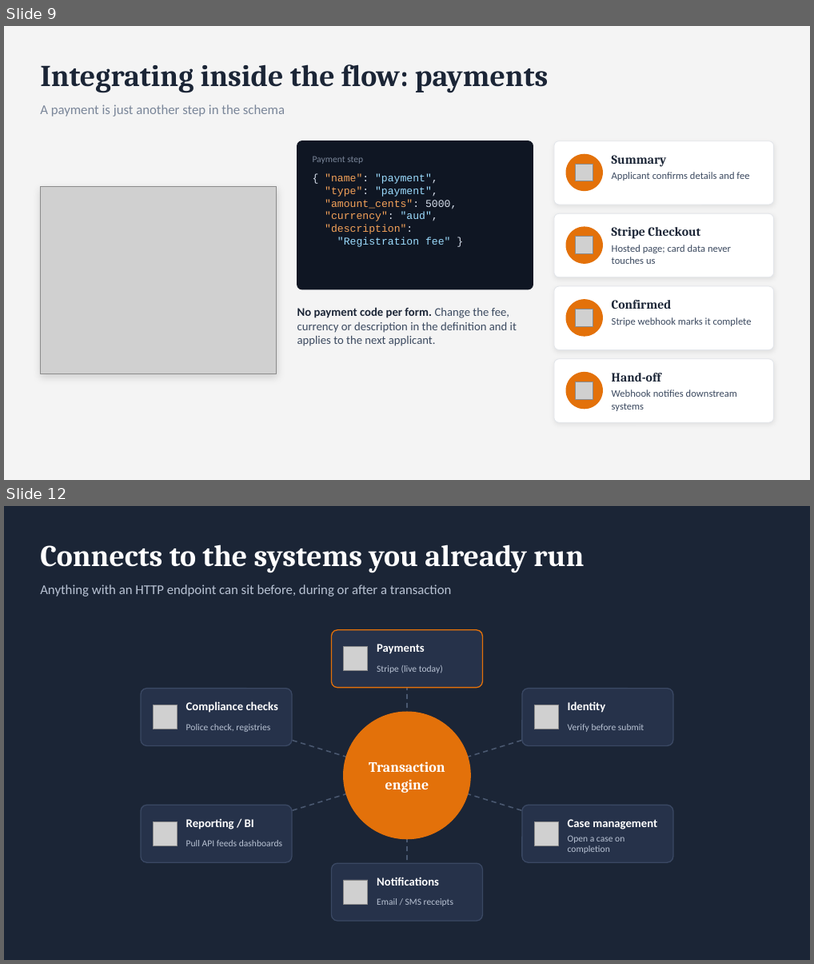
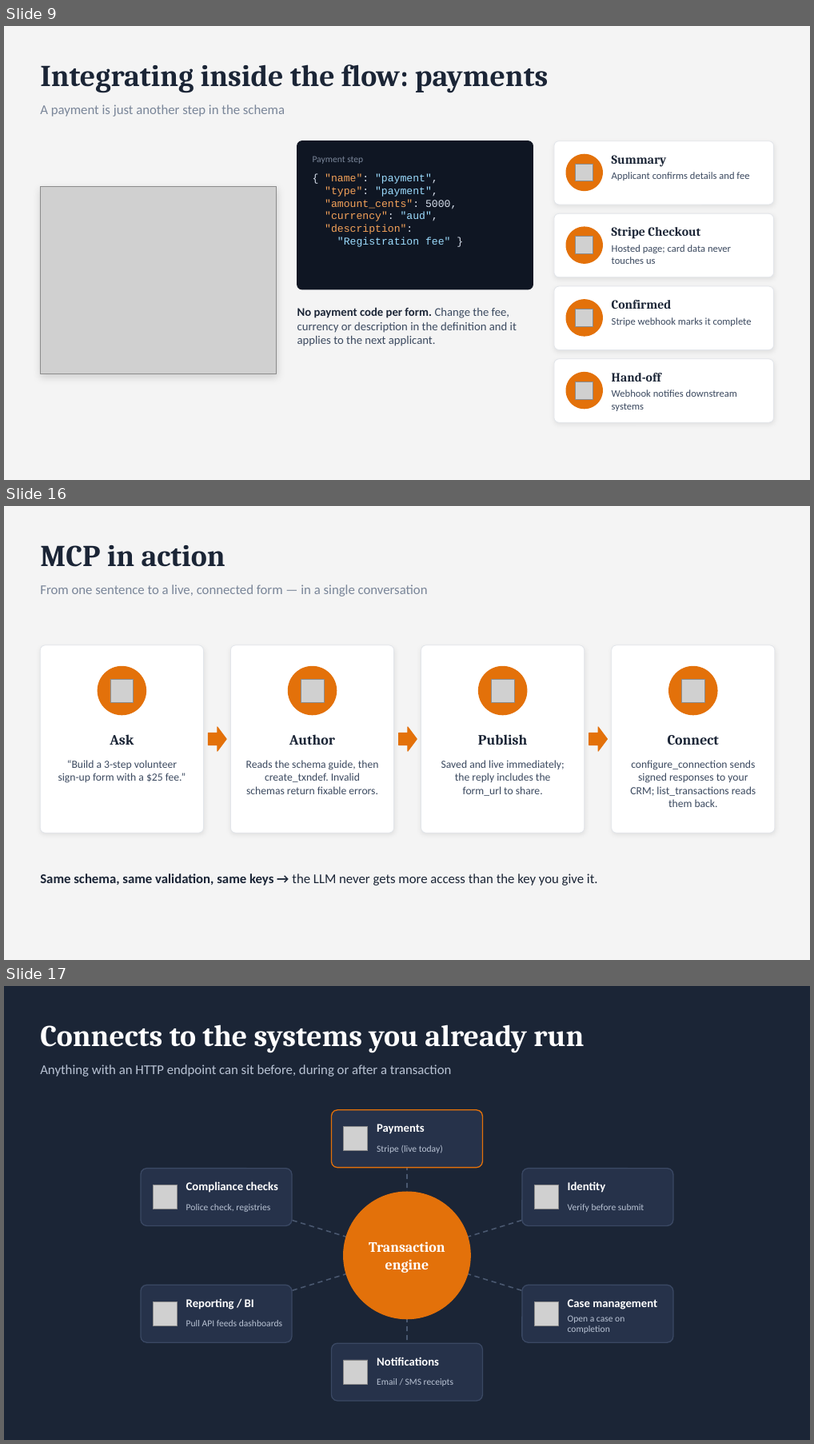
Before and after one commit to ideapod/dd-transactions, a slide deck: dd-transactions-demo.pptx. Shown one above the other, each under a label of ours: slides 9 and 12 before the commit, slides 9, 16 and 17 after it; the slides between them are not shown. The pictures are 814x964 and 814x1444 pixels, drawn with LibreOffice and Linux fonts; fonts in the diff are those of the drawing; grey boxes stand for pictures. Boxes give left, top, right and bottom in pixels: in the first picture for what was removed or moved away, otherwise in the second. Text is boxed around its words. In the diff, an @@ line names an element or a change of style, - is before the commit and + after.

```diff
--- a/dd-transactions-demo.pptx
+++ b/dd-transactions-demo.pptx
@@ slide 16 added at box(4, 506, 810, 960), background #F4F4F4 @@
@@ text added at box(40, 545, 226, 567), 36 pt, text #1B2536, bold @@
+MCP in action
@@ text added at box(40, 584, 428, 596), 16 pt, text #7A8699 @@
+From one sentence to a live, connected form — in a single conversation
@@ rounded rectangle added at box(40, 645, 204, 832), fill #FFFFFF, outline #E2E5EA 0.75 pt @@
@@ rounded rectangle added at box(231, 645, 394, 832), fill #FFFFFF, outline #E2E5EA 0.75 pt @@
@@ rounded rectangle added at box(422, 645, 585, 832), fill #FFFFFF, outline #E2E5EA 0.75 pt @@
@@ rounded rectangle added at box(612, 645, 775, 832), fill #FFFFFF, outline #E2E5EA 0.75 pt @@
@@ ellipse added at box(98, 666, 146, 715), fill #E3710A, outline #E3710A 1 pt @@
@@ ellipse added at box(288, 666, 337, 715), fill #E3710A, outline #E3710A 1 pt @@
@@ ellipse added at box(479, 666, 527, 715), fill #E3710A, outline #E3710A 1 pt @@
@@ ellipse added at box(670, 666, 718, 715), fill #E3710A, outline #E3710A 1 pt @@
@@ picture added at box(110, 679, 134, 702) @@
@@ picture added at box(301, 679, 324, 702) @@
@@ picture added at box(491, 679, 514, 702) @@
@@ picture added at box(682, 679, 705, 702) @@
@@ text added at box(110, 734, 134, 744), 17 pt, text #1B2536, bold @@
+Ask
@@ right arrow added at box(209, 727, 226, 751), fill #E3710A, outline #E3710A 1 pt @@
@@ text added at box(290, 734, 335, 744), 17 pt, text #1B2536, bold @@
+Author
@@ right arrow added at box(399, 727, 417, 751), fill #E3710A, outline #E3710A 1 pt @@
@@ text added at box(478, 734, 527, 744), 17 pt, text #1B2536, bold @@
+Publish
@@ right arrow added at box(590, 727, 608, 751), fill #E3710A, outline #E3710A 1 pt @@
@@ text added at box(668, 735, 720, 744), 17 pt, text #1B2536, bold @@
+Connect
@@ text added at box(58, 760, 186, 783), 13 pt, text #3C4A60 @@
+“Build a 3-step volunteer sign-up form with a $25 fee.”
@@ text added at box(246, 760, 379, 794), 13 pt, text #3C4A60 @@
+Reads the schema guide, then create_txndef. Invalid schemas return fixable errors.
@@ text added at box(442, 760, 564, 796), 13 pt, text #3C4A60 @@
+Saved and live immediately; the reply includes the form_url to share.
@@ text added at box(630, 760, 756, 807), 13 pt, text #3C4A60 @@
+configure_connection sends signed responses to your CRM; list_transactions reads them back.
@@ text added at box(40, 873, 598, 885), 16 pt, text #1B2536 @@
+Same schema, same validation, same keys → the LLM never gets more access than the key you give it.
@@ what was slide 12 is now slide 17 @@
```
Also in this commit, not shown: 6 slides changed, 4 other slides added.
